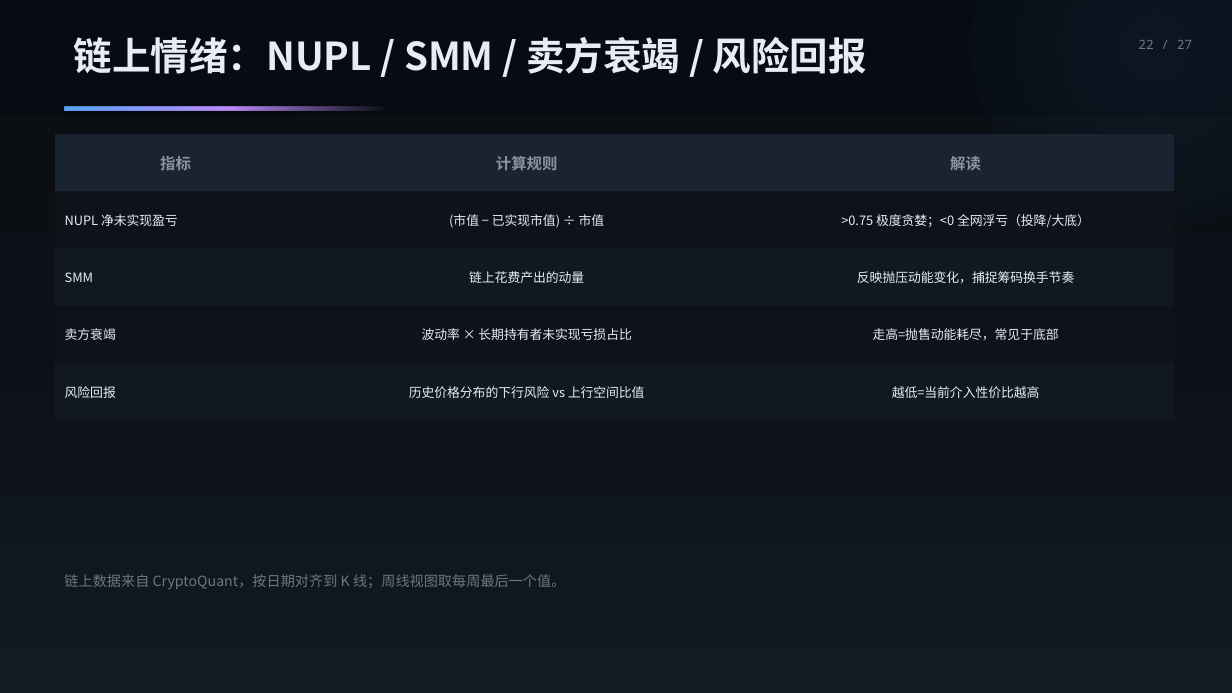
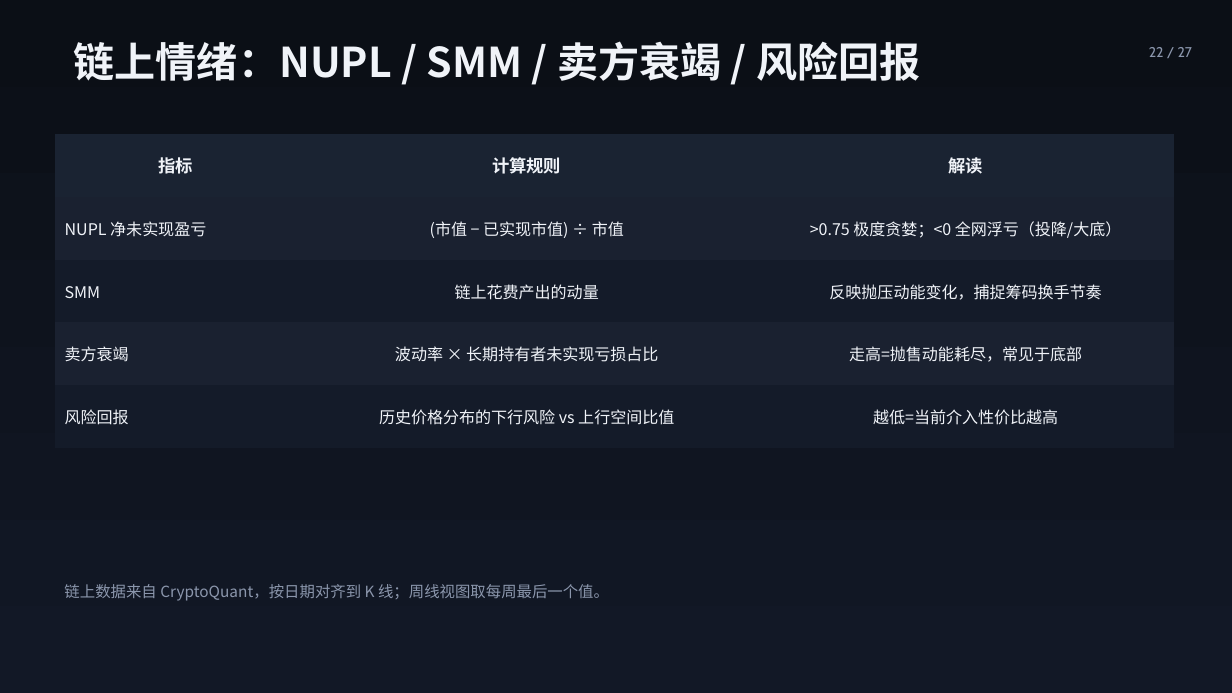
Before and after one commit to hhysteric/btc-momentum-pro, a slide deck: slide 22 of BTC_Momentum_演示.pptx. Drawn at 1232x693 pixels with LibreOffice and Linux fonts; fonts in the diff are those of the drawing. Boxes give left, top, right and bottom in pixels: in the first picture for what was removed or moved away, otherwise in the second. Text is boxed around its words. In the diff, an @@ line names an element or a change of style, - is before the commit and + after.

```diff
--- a/BTC_Momentum_演示.pptx
+++ b/BTC_Momentum_演示.pptx
@@ background #FFFFFF to gradient #0B0F16 to #121826 @@
@@ ellipse removed at (x1=970, y1=0, x2=1232, y2=231) @@
@@ text "链上情绪：NUPL / SMM / 卖方衰竭 ..." at (x1=74, y1=41, x2=920, y2=81): size 30 to 32 pt, text colour #E6EDF3 to #F0F3F8 @@
@@ text "22 / 27" moved from (x1=1138, y1=40, x2=1192, y2=49) to (x1=1149, y1=47, x2=1192, y2=57) @@
@@ text "22 / 27" at (x1=1149, y1=47, x2=1192, y2=57): size 10 to 11 pt, font Noto Sans Mono to Cabin, text colour #6E7681 to #8B96AC @@
@@ rectangle removed at (x1=65, y1=106, x2=388, y2=110) @@
@@ table at (x1=55, y1=134, x2=1174, y2=448) @@
@@ fill #0E1219 to #1A2130 in 6 cells @@
@@ fill #121820 to #141B29 in 6 cells @@
@@ size 12 to 13.5 pt, text colour #8B949E to #F0F3F8 in "指标", "计算规则", "解读" @@
@@ size 10 to 12.5 pt, text colour #E6EDF3 to #F0F3F8 @@
@@ text "链上数据来自 CryptoQuant，按日期对齐到 K 线；周线视图取每周最后一个值。" moved from (x1=64, y1=574, x2=565, y2=589) to (x1=64, y1=584, x2=609, y2=601) @@
@@ text "链上数据来自 CryptoQuant，按日期对齐到 K 线；周线视图取每周最后一个值。" at (x1=64, y1=584, x2=609, y2=601): size 11 to 12 pt, text colour #6E7681 to #8B96AC @@
```
Also in this commit, not shown: 26 other slides changed, 1 other file.
